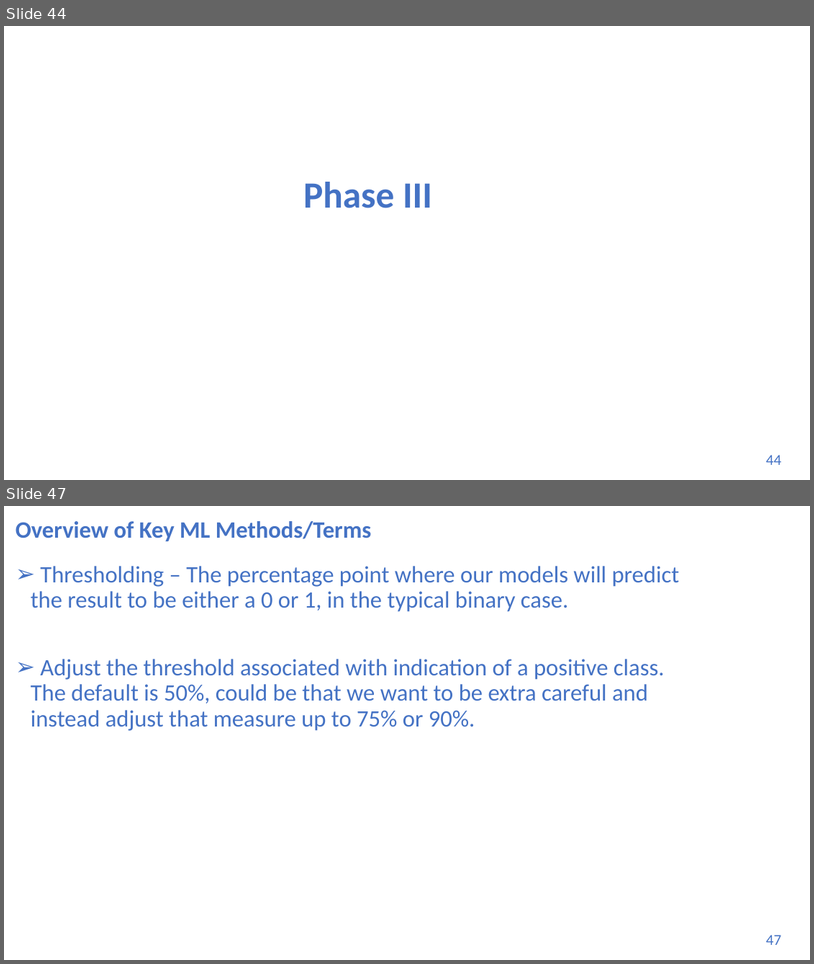
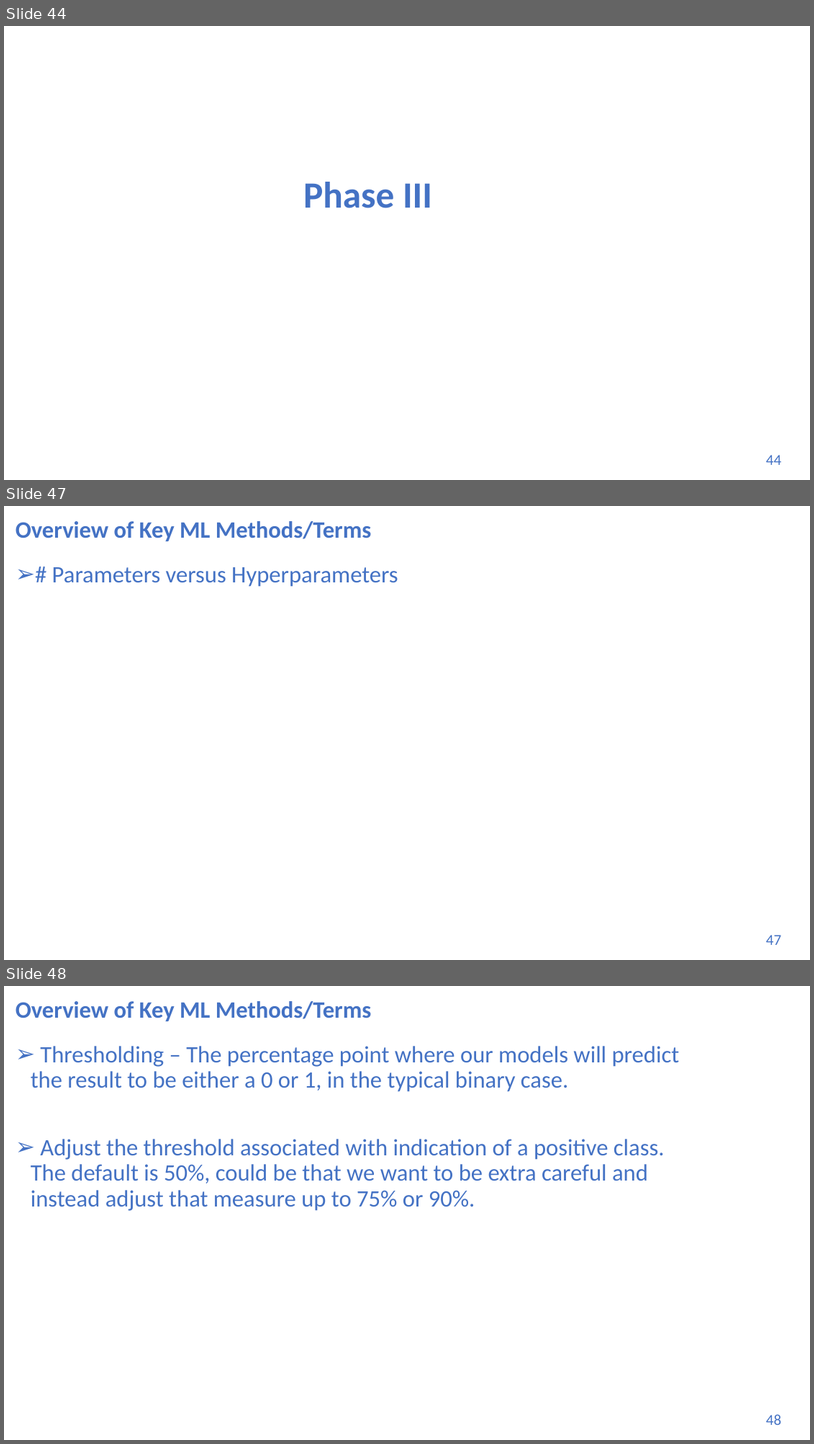
Before and after one commit to UVADS/DS-3001, a slide deck: 05_ML_Concepts_II_Data_Prep/machine_learning_bootcamp.pptx. Shown one above the other, each under a label of ours: slides 44 and 47 before the commit, slides 44, 47 and 48 after it; the slides between them are not shown. The pictures are 814x964 and 814x1444 pixels, drawn with LibreOffice and Linux fonts; fonts in the diff are those of the drawing. Boxes give left, top, right and bottom in pixels: in the first picture for what was removed or moved away, otherwise in the second. Text is boxed around its words. In the diff, an @@ line names an element or a change of style, - is before the commit and + after.

```diff
--- a/05_ML_Concepts_II_Data_Prep/machine_learning_bootcamp.pptx
+++ b/05_ML_Concepts_II_Data_Prep/machine_learning_bootcamp.pptx
@@ slide 47 added at (x1=4, y1=506, x2=810, y2=960), background #FFFFFF @@
@@ title added at (x1=16, y1=521, x2=371, y2=541), 28 pt, text #4472C4, bold @@
+Overview of Key ML Methods/Terms
@@ text added at (x1=52, y1=567, x2=398, y2=587), 28 pt, text #4472C4 @@
+➢ # Parameters versus Hyperparameters
@@ page number added at (x1=766, y1=934, x2=782, y2=944), 18 pt, text #4472C4 @@
+47
@@ what was slide 47 is now slide 48 @@
@@ page number at (x1=766, y1=1414, x2=782, y2=1424): text changed @@
-47
+48
```
Also in this commit, not shown: 3 slides changed, 1 other slide added, 47 other files.
